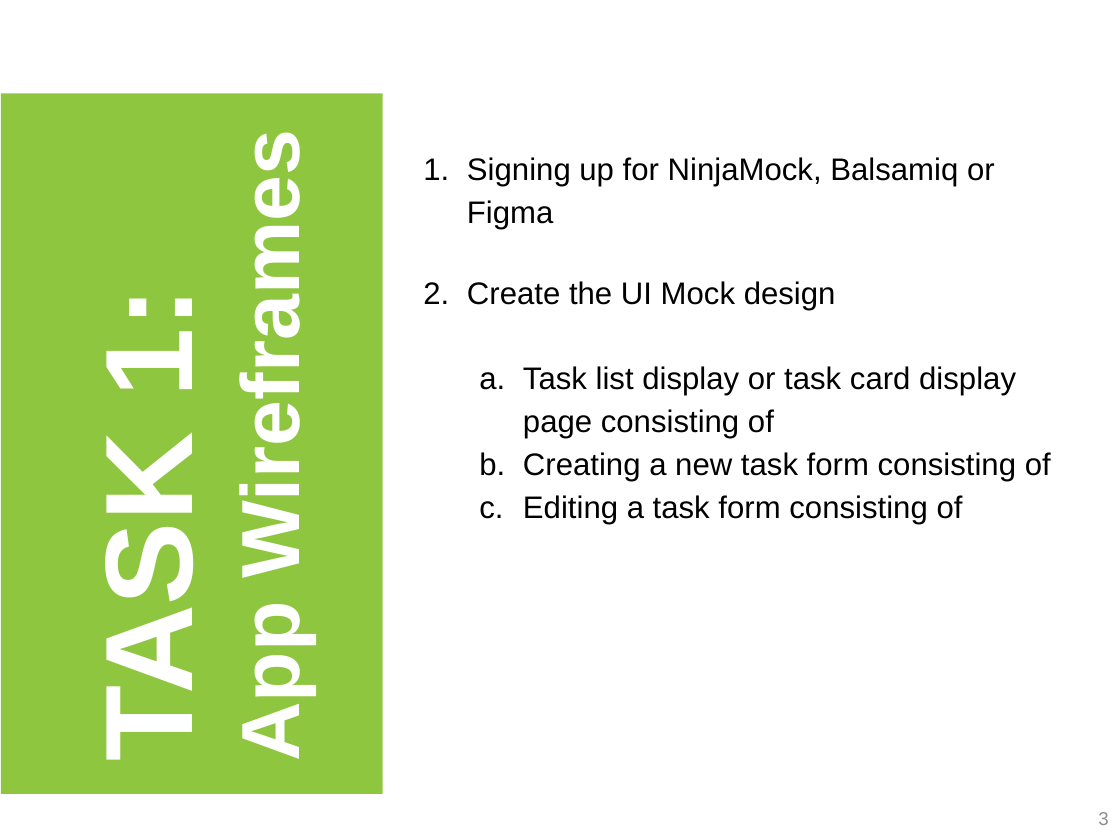
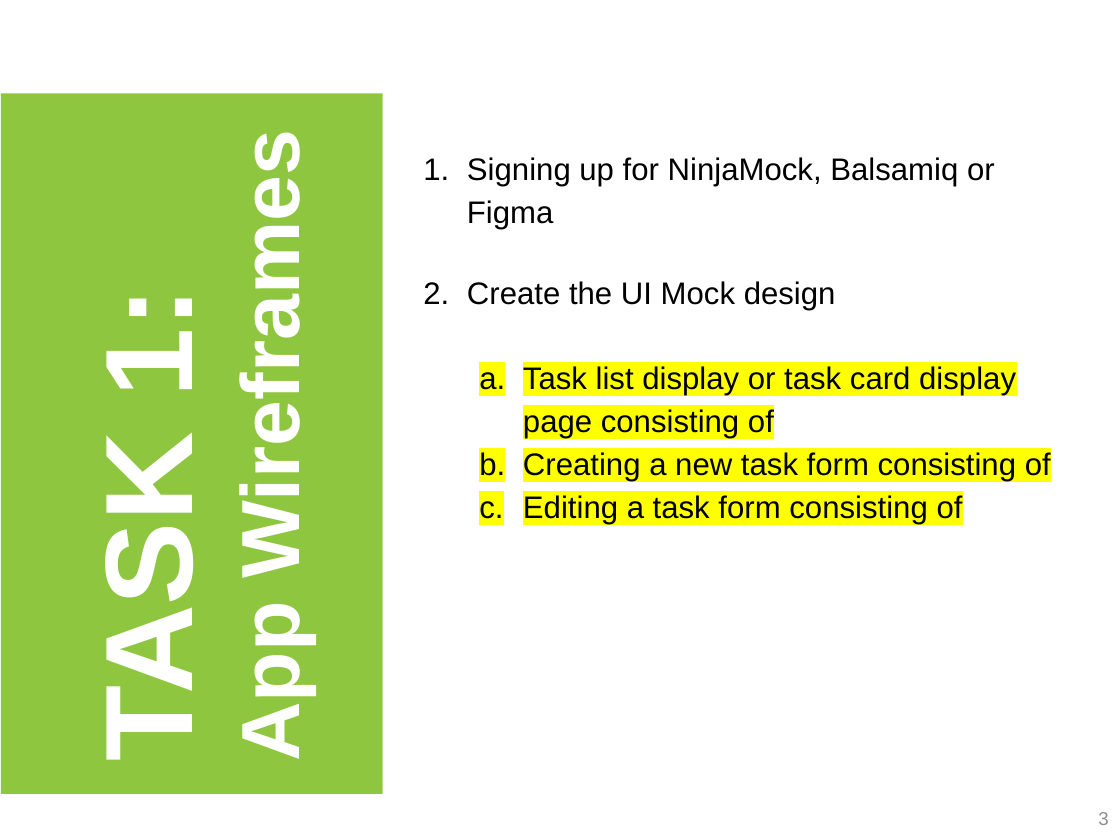
Before and after one commit to LiviaFResende/Task-List-Master, a slide deck: slide 3 of Sprint 1.pptx. Drawn at 1120x840 pixels with LibreOffice and Linux fonts; fonts in the diff are those of the drawing; background and template pictures are left out. Boxes give left, top, right and bottom in pixels: in the first picture for what was removed or moved away, otherwise in the second. Text is boxed around its words. In the diff, an @@ line names an element or a change of style, - is before the commit and + after.

```diff
--- a/Sprint 1.pptx
+++ b/Sprint 1.pptx
@@ text at (523, 366, 1051, 525): highlight none to #FFFF00 in "Task list display or task card display ...", "Creating a new task form consisting of", "Editing a task form consisting of" @@
```
Also in this commit, not shown: 3 other files.
